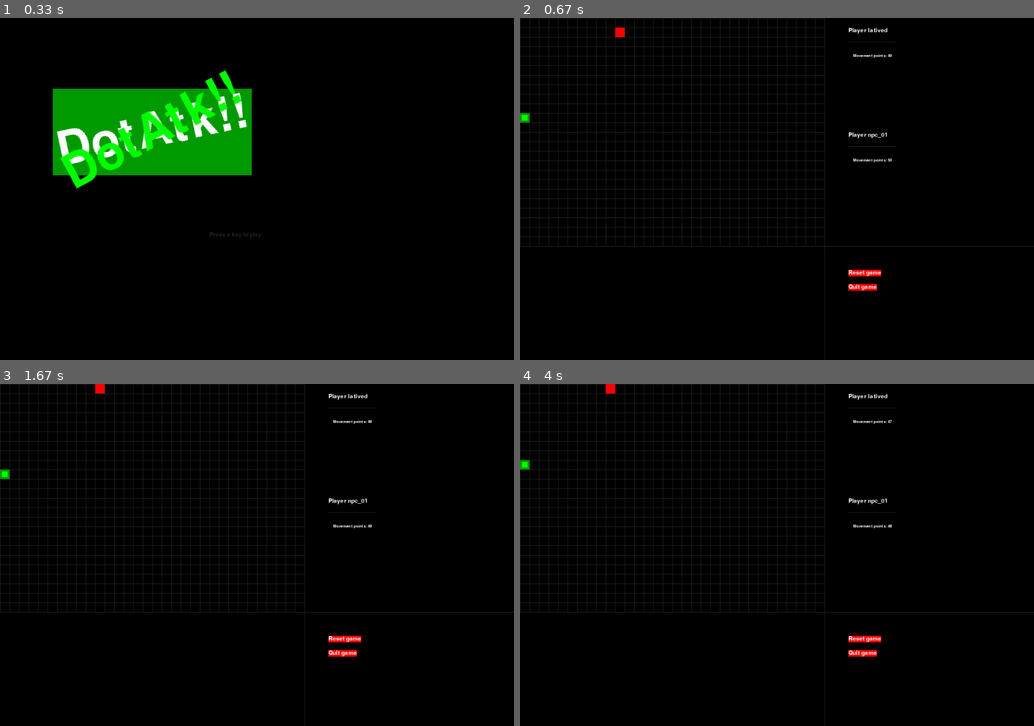
Above: before the commit, frames 1-4 (two rows, left to right).
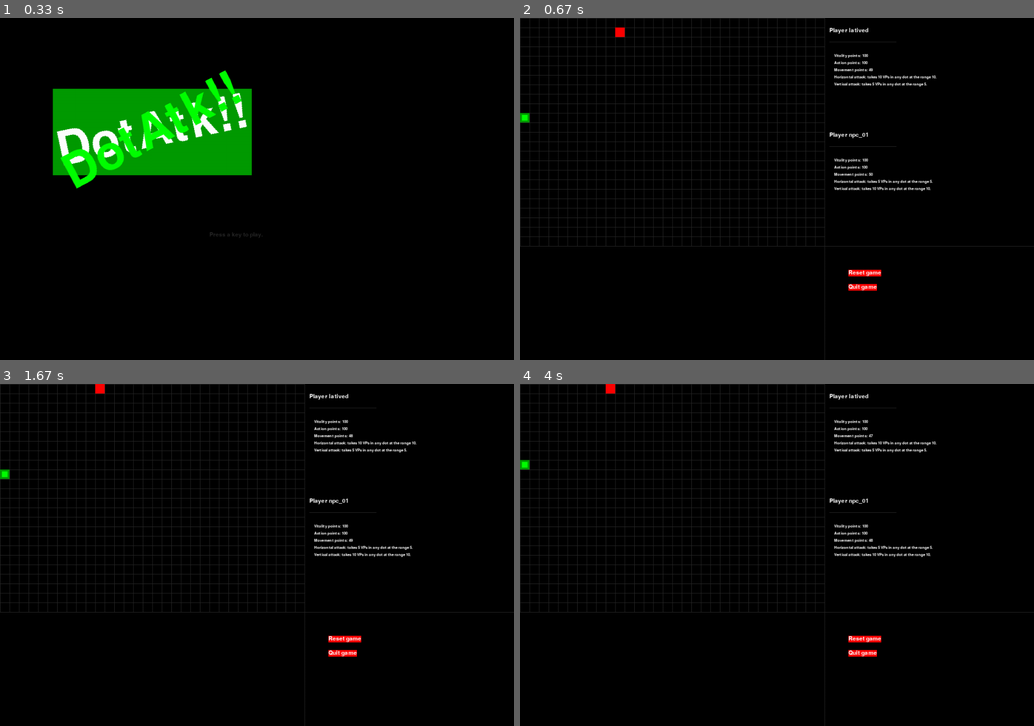
Above: after the commit, the same moments.

Repository: latived/ia2-p1
Game: pygame game, started from game.py
Two runs of this game, one before a commit and one after it. Both use one fixed random seed, a clock stepped at 60 frames per second and the inputs below.
Inputs:
- Up to frame 1 (0.33 s): no input
- Up to frame 2 (0.67 s): tap Enter at 0.33 s
- Up to frame 3 (1.67 s): no input
- Up to frame 4 (4 s): no input

Frame 1 is identical in both runs. In frame 2, 1.0% of the frame differs, in the area x 60-82%, y 2-51%; in frame 3, 1.0%; in frame 4, 1.0%.

Commit message:
Added rest of player"s info in drawStatus method.

Diff:
--- a/game.py
+++ b/game.py
@@ -126,8 +126,8 @@
         drawDot(dotPlayer.position)
         drawNPC(dotNpc.position)
 
-        drawStatus(dotPlayer, BOARDWIDTH + 50, 20, (BOARDWIDTH + 50, 50), (BOARDWIDTH + 150, 50))
-        drawStatus(dotNpc, BOARDWIDTH + 50, BOARDHEIGHT//2, (BOARDWIDTH + 50, BOARDHEIGHT//2 + 30), (BOARDWIDTH + 150, BOARDHEIGHT//2 + 30))
+        drawStatus(dotPlayer, BOARDWIDTH + 10, 20, (BOARDWIDTH + 10, 50), (BOARDWIDTH + 150, 50))
+        drawStatus(dotNpc, BOARDWIDTH + 10, BOARDHEIGHT//2, (BOARDWIDTH + 10, BOARDHEIGHT//2 + 30), (BOARDWIDTH + 150, BOARDHEIGHT//2 + 30))
 
         drawOptions()
 
@@ -284,15 +284,57 @@
     # add separator
     pygame.draw.line(DISPLAYSURF, DARKGRAY, lineStart, lineEnd)
 
-    # add attributes (ap, mp, atks, ...)
+    # add attributes (vp, ap, mp, atks, ...)
+
+    gapFromNamePosx = 10
+
+    # ap
+    vpSurf, vpRect = makeText(STATUSFONT,
+                              'Vitality points: {}'.format(player.vitalityPoints),
+                              TEXTCOLOR,
+                              None,
+                              namePosx + gapFromNamePosx,
+                              namePosy + 55)
+
+    # ap
+    apSurf, apRect = makeText(STATUSFONT,
+                              'Action points: {}'.format(player.actionPoints),
+                              TEXTCOLOR,
+                              None,
+                              namePosx + gapFromNamePosx,
+                              namePosy + 55 + 15)
+
+    # mp
     mpSurf, mpRect = makeText(STATUSFONT,
                               'Movement points: {}'.format(player.movementPoints),
                               TEXTCOLOR,
                               None,
-                              namePosx + 10,
-                              namePosy + 55)
-
+                              namePosx + gapFromNamePosx,
+                              namePosy + 55 + 30)
+
+
+    atkHorSurf, atkHorRect = makeText(STATUSFONT,
+                                      'Horizontal attack: takes {} VPs in any dot at the range {}.'.
+                                      format(player.atkTypes['horizontal'][0], player.atkTypes['horizontal'][1]),
+                                      TEXTCOLOR,
+                                      None,
+                                      namePosx + gapFromNamePosx,
+                                      namePosy + 55 + 45)
+
+    atkVerSurf, atkVerRect = makeText(STATUSFONT,
+                                      'Vertical attack: takes {} VPs in any dot at the range {}.'.
+                                      format(player.atkTypes['vertical'][0], player.atkTypes['vertical'][1]),
+                                      TEXTCOLOR,
+                                      None,
+                                      namePosx + gapFromNamePosx,
+                                      namePosy + 55 + 60)
+
+    DISPLAYSURF.blit(vpSurf, vpRect)
+    DISPLAYSURF.blit(apSurf, apRect)
     DISPLAYSURF.blit(mpSurf, mpRect)
+    DISPLAYSURF.blit(atkHorSurf, atkHorRect)
+    DISPLAYSURF.blit(atkVerSurf, atkVerRect)
+
 
 
 def drawOptions():
